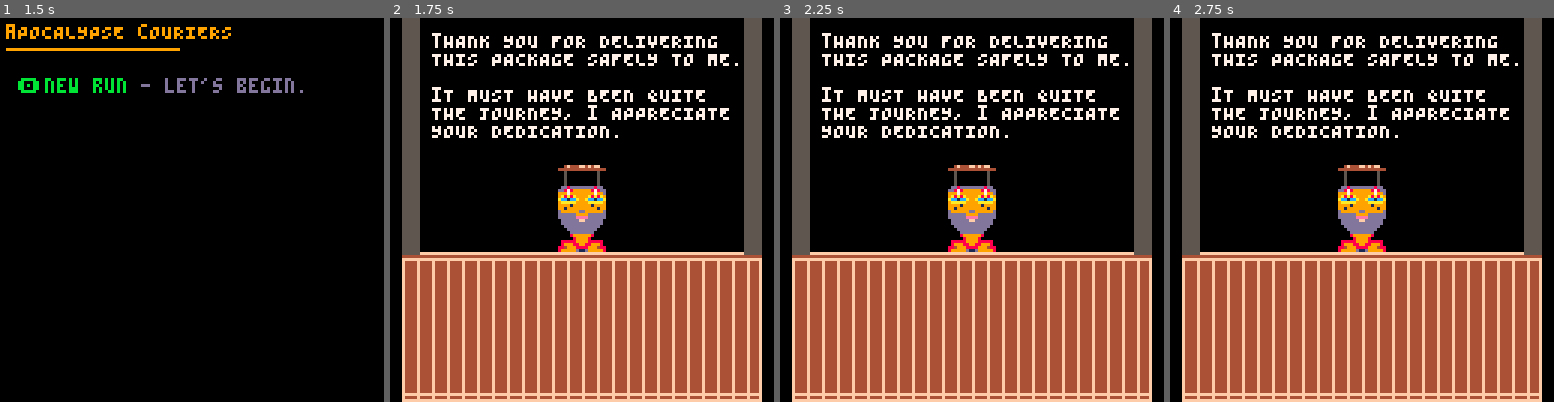
Above: before the commit, frames 1-4 (left to right).
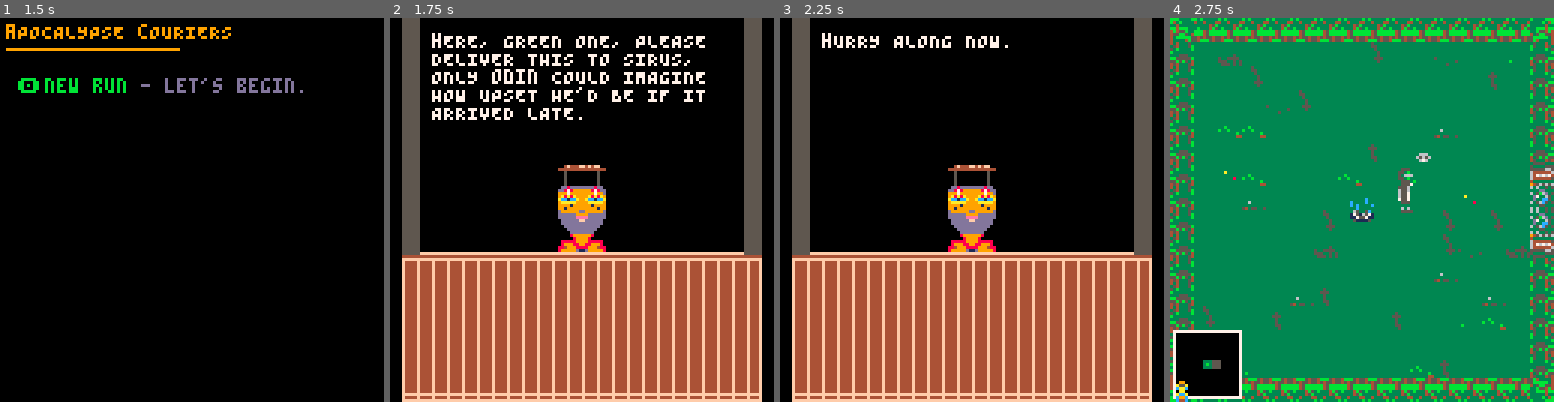
Above: after the commit, the same moments.

Repository: robertvargas-irq/gamedev-pico8-game-source
Game: PICO-8 cartridge apocalypse_couriers.p8
The game is run twice, just before and just after one commit, with the same random seed, the same clock (stepped at 60 frames per second) and the same inputs.
Inputs:
- Up to frame 1 (1.5 s): tap X (X key) at 0.33, 1.07 s; tap O (Z key) at 0.7 s
- Up to frame 2 (1.75 s): hold Right from 1.6 s (still down); tap O (Z key) at 1.7 s
- Up to frame 3 (2.25 s): tap X (X key) at 1.85 s; release Right at 2.1 s; tap O (Z key) at 2.1 s; hold Up from 2.15 s (still down)
- Up to frame 4 (2.75 s): release Up at 2.42 s; hold Right from 2.47 s (still down); tap O (Z key) at 2.5 s

Frame 1 is identical in both runs. In frame 2, 5.3% of the frame differs, in the area x 10-91%, y 3-32%; in frame 3, 4.5%; in frame 4, 98%, in the area x 0-100%, y 0-100%.

Commit message:
added simple dialogue for merchants

Diff:
--- a/scenes/merchant_scene.lua
+++ b/scenes/merchant_scene.lua
@@ -10,7 +10,21 @@
     clr_choices={1,2,4,9,15},
     clr=2,
     speech_x=14,
-    speech_y=5
+    speech_y=5,
+    dialogue={
+        -- level 1 start
+        {
+            "aH, ABOUT TIME MY COURIER\nSHOWED UP.",
+            "hERE, GREEN ONE, PLEASE\nDELIVER THIS TO SIRUS,\nONLY odin COULD IMAGINE\nHOW UPSET HE'D BE IF IT\nARRIVED LATE.",
+            "hURRY ALONG NOW."
+        },
+        -- level 2 start
+        {},
+        -- level 3 start
+        {},
+        -- level 3 end - game over
+        {}
+    }
 }
 
 local stand={
@@ -19,17 +33,39 @@
     board_w=5
 }
 
+-- current dialogue option
+local dialogue=1
+
+-- display a merchant's dialogue on screen
 function merchant_scene.speak(text)
     print(text,m.speech_x,m.speech_y,7)
+end
+
+function merchant_scene.advance_dialogue()
+
+    -- if dialogue is finished, reset counter and begin game
+    local d=m.dialogue[globals.current_level]
+    if dialogue>=#d then
+        dialogue=1
+        level_play.init()
+    end
+
+    dialogue+=1
+
 end
 
 function merchant_scene.init()
     m.clr=rnd(m.clr_choices)
     globals.screen=3
+    dialogue=1
 end
 
 function merchant_scene._update()
-
+    -- advance dialogue on circle press
+    if btnp(globals.btn_z) then
+        sound_fx.ready()
+        merchant_scene.advance_dialogue()
+    end
 end
 
 function merchant_scene._draw()
@@ -58,5 +94,8 @@
     rectfill(stand.x1,78,stand.x1-5,0,5)
 
     -- speak text
-    merchant_scene.speak('tHANK YOU FOR DELIVERING \nTHIS PACKAGE SAFELY TO ME.\n\niT MUST HAVE BEEN QUITE \nTHE JOURNEY, i APPRECIATE\nYOUR DEDICATION.')
+    local d=m.dialogue[globals.current_level]
+    merchant_scene.speak(d[dialogue])
+
+    -- merchant_scene.speak('tHANK YOU FOR DELIVERING \nTHIS PACKAGE SAFELY TO ME.\n\niT MUST HAVE BEEN QUITE \nTHE JOURNEY, i APPRECIATE\nYOUR DEDICATION.')
 end
